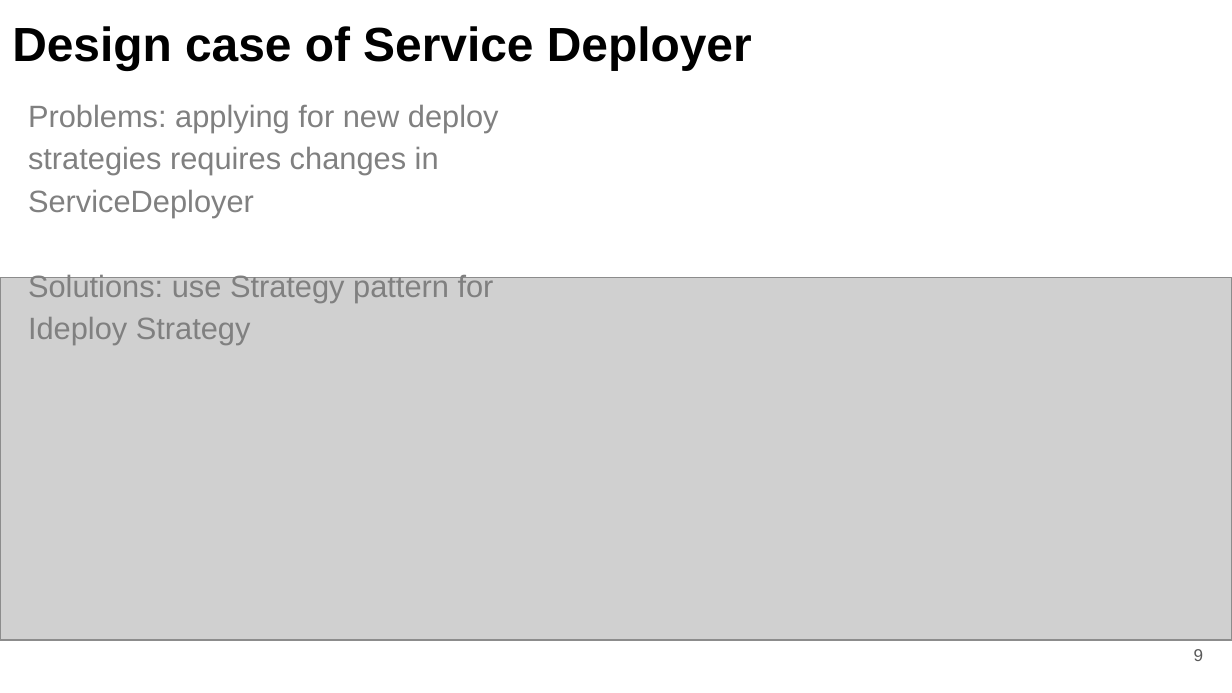
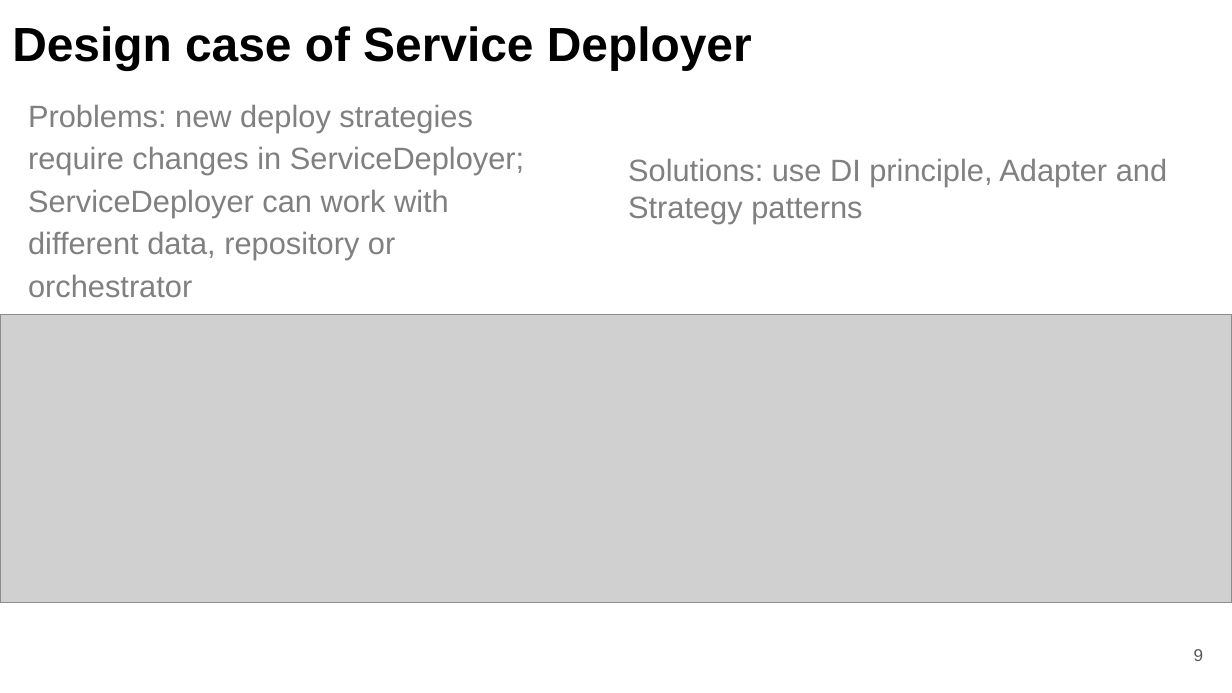
Before and after one commit to fanglores/Advanced-Software-Design, a slide deck: slide 9 of PracticeTasks/Module2/Task_12/Task_12.pptx. Drawn at 1232x693 pixels with LibreOffice and Linux fonts; fonts in the diff are those of the drawing; grey boxes stand for pictures. Boxes give left, top, right and bottom in pixels: in the first picture for what was removed or moved away, otherwise in the second. Text is boxed around its words. In the diff, an @@ line names an element or a change of style, - is before the commit and + after.

Commit message:
service deployer fin

```diff
--- a/PracticeTasks/Module2/Task_12/Task_12.pptx
+++ b/PracticeTasks/Module2/Task_12/Task_12.pptx
@@ text at [28, 104, 524, 297]: text changed @@
-Problems: applying for new deploy strategies requires changes in ServiceDeployer
-Solutions: use Strategy pattern for Ideploy Strategy
+Problems: new deploy strategies require changes in ServiceDeployer; ServiceDeployer can work with different data, repository or orchestrator
@@ text added at [628, 158, 1167, 224], 18 pt, text #808080 @@
+Solutions: use DI principle, Adapter and Strategy patterns
@@ picture: place and size @@
-picture at [0, 277, 1232, 641]
+picture at [0, 314, 1232, 602]
```
Also in this commit, not shown: 3 other slides changed, 5 other files.
